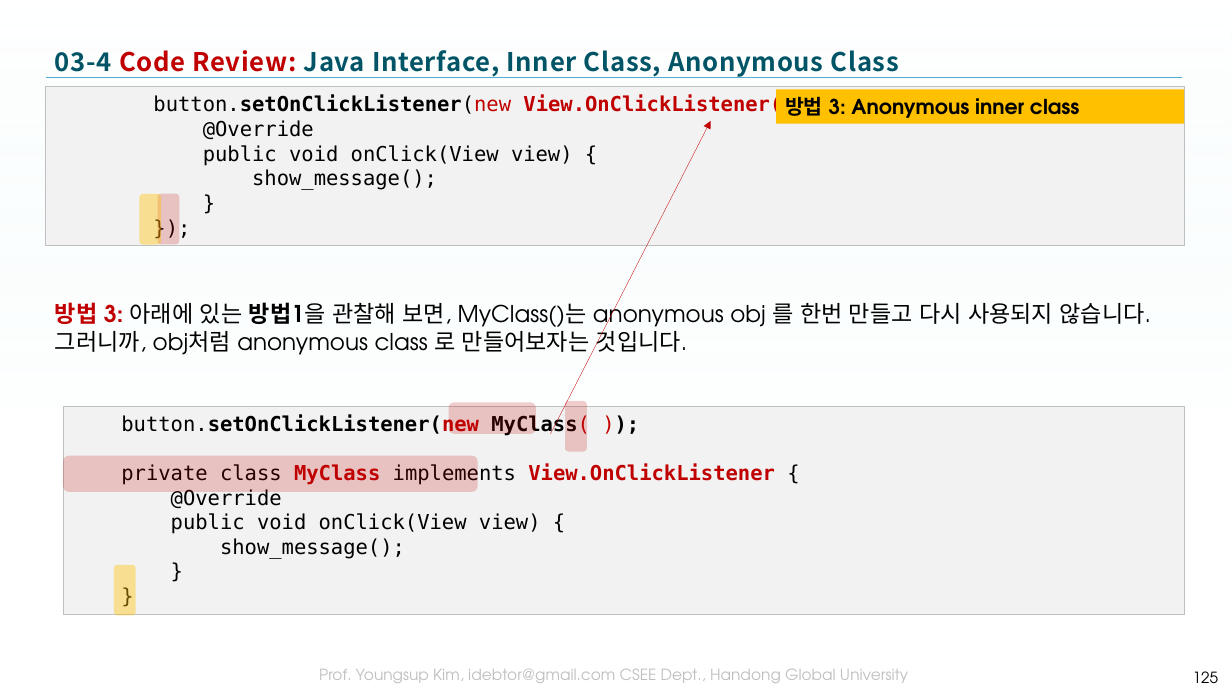
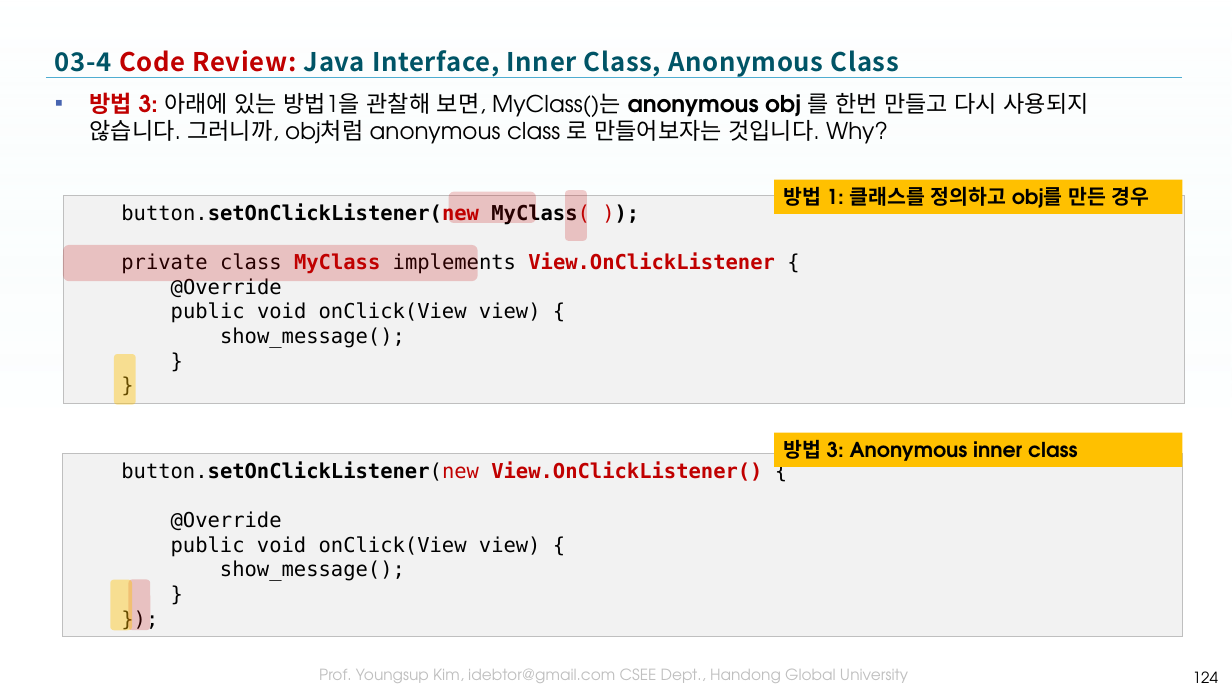
Before and after one commit to tae7841/HuStarAS, a slide deck: slide 124 of ppts/03Widget.pptx (slide 125 before the commit). Drawn at 1232x693 pixels with LibreOffice and Linux fonts; fonts in the diff are those of the drawing; background and template pictures are left out. Boxes give left, top, right and bottom in pixels: in the first picture for what was removed or moved away, otherwise in the second. Text is boxed around its words. In the diff, an @@ line names an element or a change of style, - is before the commit and + after.

```diff
--- a/ppts/03Widget.pptx
+++ b/ppts/03Widget.pptx
@@ text at box(90, 92, 1089, 144): text changed @@
-방법 3: 아래에 있는 방법1을 관찰해 보면, MyClass()는 anonymous obj 를 한번 만들고 다시 사용되지 않습니다.
-그러니까, obj처럼 anonymous class 로 만들어보자는 것입니다.
+▪ 방법 3: 아래에 있는 방법1을 관찰해 보면, MyClass()는 anonymous obj 를 한번 만들고 다시 사용되지 않습니다. 그러니까, obj처럼 anonymous class 로 만들어보자는 것입니다. Why?
@@ arrow removed from (551, 433) to (711, 121) @@
@@ rectangle added at box(775, 179, 1183, 213), fill #FFC000, 16 pt, text #000000, bold @@
+방법 1: 클래스를 정의하고 obj를 만든 경우
@@ 4 rounded rectangles, 1 rectangle: place and size @@
-4 rounded rectangles, 1 rectangle at box(63, 401, 1185, 616)
+4 rounded rectangles, 1 rectangle at box(63, 190, 1185, 405)
@@ rectangle "방법 3: Anonymous inner class": place and size @@
-rectangle "방법 3: Anonymous inner class" at box(776, 90, 1185, 124)
+rectangle "방법 3: Anonymous inner class" at box(775, 433, 1183, 467)
@@ rectangle "button.setOnClickListener(new View.OnClickListener() {": place and size @@
-rectangle "button.setOnClickListener(new View.OnClickListener() {" at box(46, 87, 1185, 246)
+rectangle "button.setOnClickListener(new View.OnClickListener() {" at box(63, 454, 1182, 638)
@@ rounded rectangle: place and size @@
-rounded rectangle at box(140, 194, 162, 245)
+rounded rectangle at box(110, 579, 132, 630)
@@ rounded rectangle: place and size @@
-rounded rectangle at box(158, 194, 180, 245)
+rounded rectangle at box(128, 579, 151, 630)
@@ page number at box(1193, 671, 1219, 683): text changed @@
-125
+124
```
Also in this commit, not shown: 7 other slides changed, 1 slide added, 2 slides removed.
